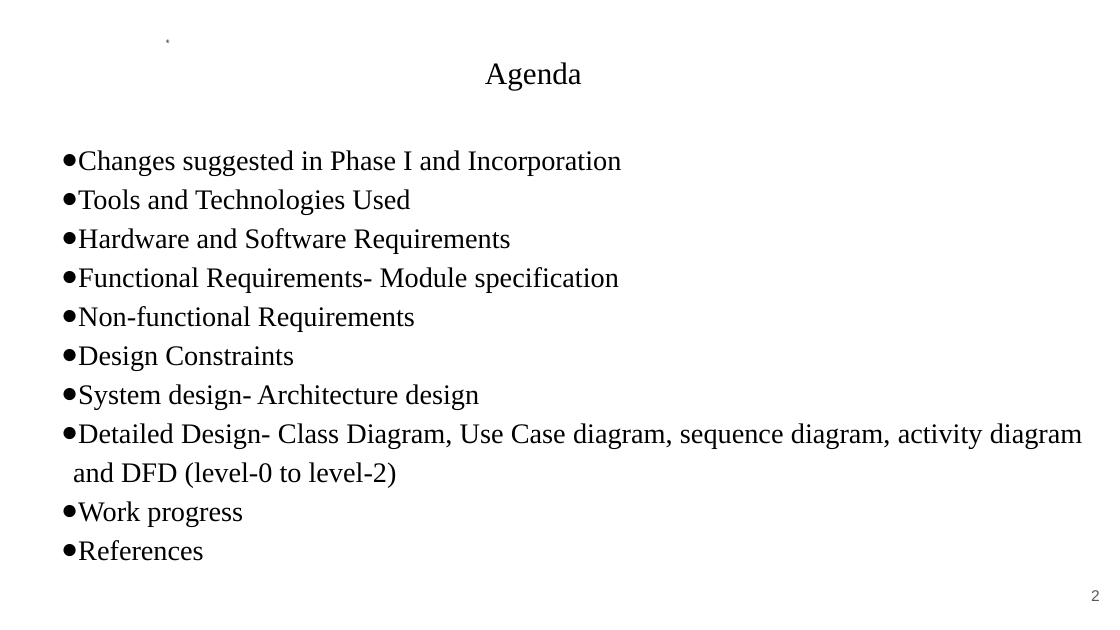
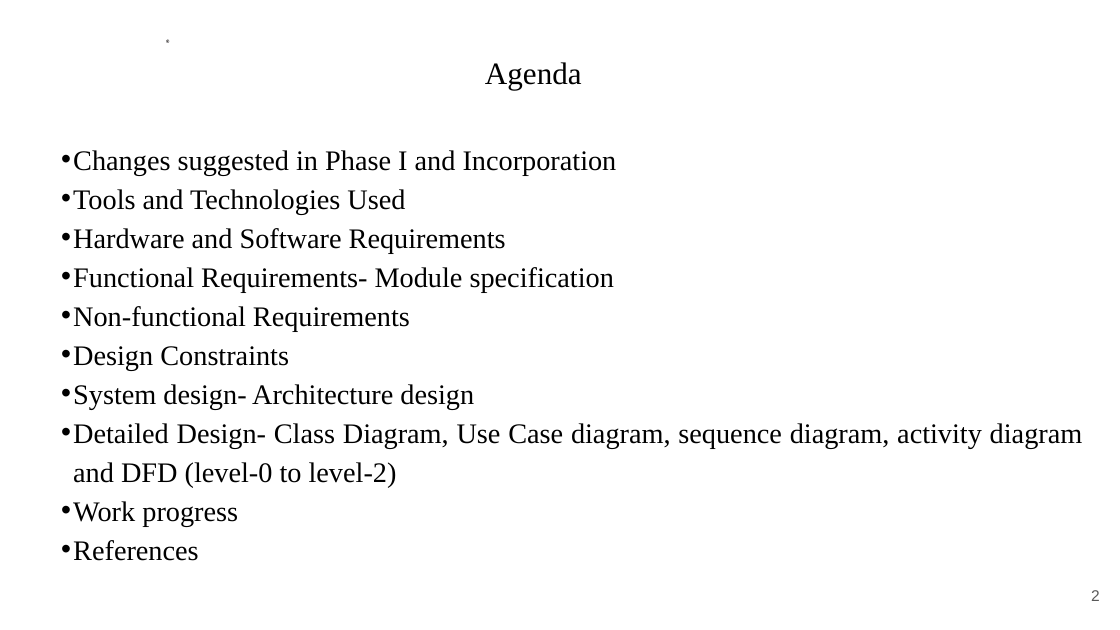
Before and after one commit to rajeshacu/LoRa-based-Location-tracking-and-Fall-detection-System, a slide deck: slide 2 of Phase II Major Project(1).pptx. Drawn at 1120x630 pixels with LibreOffice and Linux fonts; fonts in the diff are those of the drawing; background and template pictures are left out. Boxes give left, top, right and bottom in pixels: in the first picture for what was removed or moved away, otherwise in the second. Text is boxed around its words. In the diff, an @@ line names an element or a change of style, - is before the commit and + after.

```diff
--- a/Phase II Major Project(1).pptx
+++ b/Phase II Major Project(1).pptx
@@ text "Changes suggested in Phase I ..." at (73, 150, 1083, 561): bullet ● to • @@
```
Also in this commit, not shown: 15 other slides changed, 4 slides added, 2 other files.
